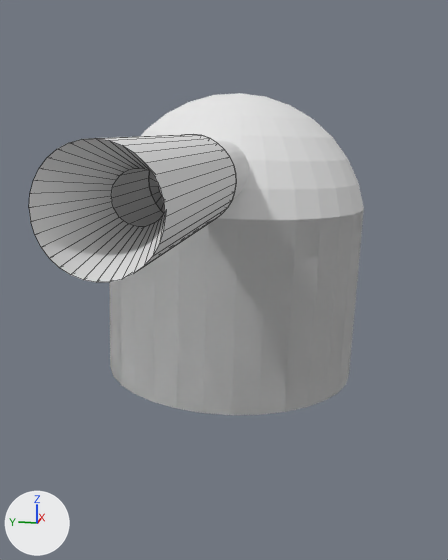
The Blender file FakeTD/Assets/TowerModels/Tower1.blend: old version first, new version second.
The view is the same before and after, from a camera (50 mm lens) standing at (-4.8, -0.9, 0.9) and looking at (-0.79, -0.1, -0.1). Lighting does not change. The marker at lower left points along +X, +Y and +Z. Mesh edges are drawn as thin lines on the coarser meshes.
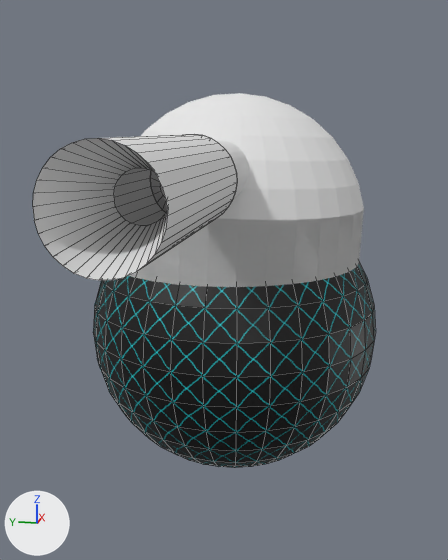
The newer file is also turned or shifted as a whole; pictures and numbers use the older file's frame.

The change, as a diff of the scene's bpy script:
```diff
--- a/FakeTD/Assets/TowerModels/Tower1.blend.py
+++ b/FakeTD/Assets/TowerModels/Tower1.blend.py
@@ img_ball_png @@
+img_ball_png = load_image('Ball.png', 'Ball.png', 1024, 1024, 'sRGB')
@@ mat_ball_png @@
+mat_ball_png = principled_material('Ball.png')
+mat_ball_png.texture = img_ball_png
@@ me_sphere_003 @@
+me_sphere_003.from_pydata(...)  # a UV sphere (32 segments, 16 rings, poles along z) spanning x -1.0..1.0, y -1.0..1.0, z -1.0..1.0
+me_sphere_003.materials.append(mat_ball_png)  # picture img_ball_png
@@ ob_sphere_001 @@
 ob_sphere_001 = bpy.data.objects.new('Sphere.001', me_sphere_001)
-ob_sphere_001.location = (0.0, -0.028, 0.0)
+ob_sphere_001.location = (0.027, -0.027, 0.0)
 ob_sphere_001.rotation_euler = (0.0352, 0.0, 0.0)  # degrees (2, 0, 0)
@@ ob_sphere_002 @@
+ob_sphere_002 = bpy.data.objects.new('Sphere.002', me_sphere_003)
+ob_sphere_002.location = (-0.003, -0.027, -0.66)
+ob_sphere_002.rotation_euler = (0.0, 0.0, -1.571)  # degrees (0, 0, -90)
+ob_sphere_002.scale = (1.13, 1.13, 1.13)
```

Boxes (x1, y1, x2, y2) around the edits, measured in the pictures (448 x 560 px):
'Sphere.002', added (black)
    after: (93, 262, 376, 468)
'Sphere.001', moved
    before: (29, 134, 236, 282)
    after: (33, 134, 237, 280)
